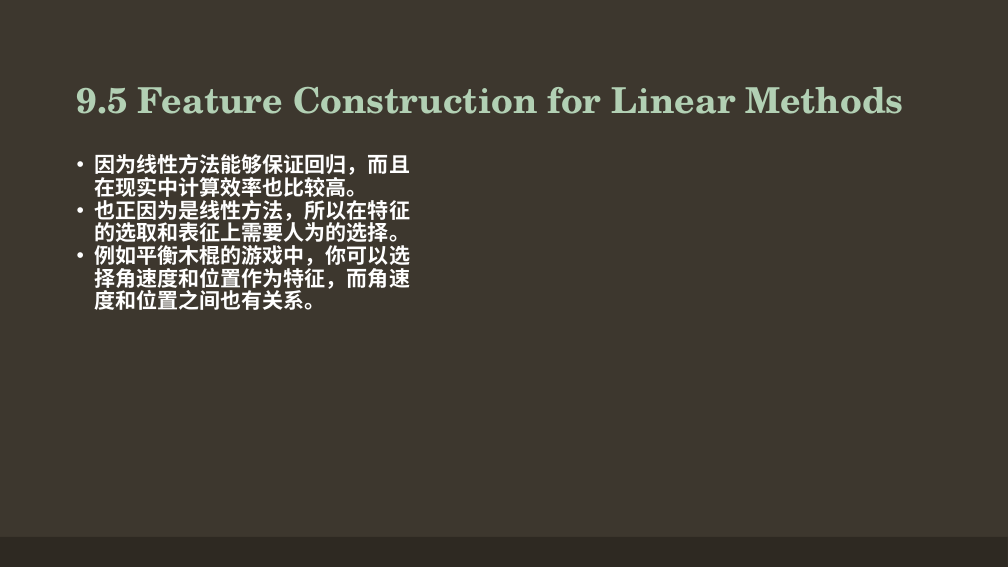
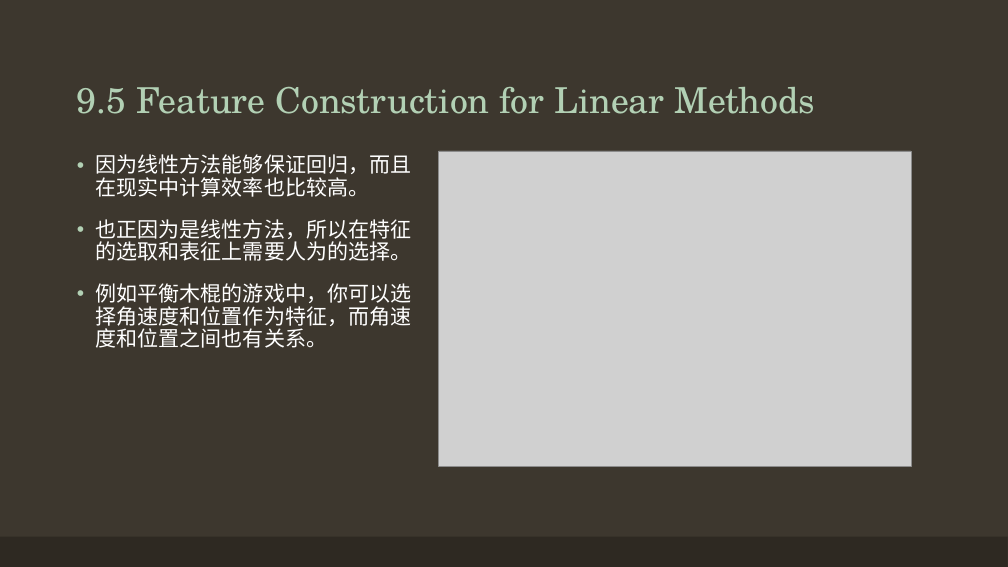
Before and after one commit to Seraphli/RLAIExercise, a slide deck: slide 2 of Chapter 9.pptx. Drawn at 1008x567 pixels with LibreOffice and Linux fonts; fonts in the diff are those of the drawing; grey boxes stand for pictures. Boxes give left, top, right and bottom in pixels: in the first picture for what was removed or moved away, otherwise in the second. Text is boxed around its words. In the diff, an @@ line names an element or a change of style, - is before the commit and + after.

```diff
--- a/Chapter 9.pptx
+++ b/Chapter 9.pptx
@@ title "9.5 Feature Construction for Linear ..." at [77,87,815,114]: bold off @@
@@ text "因为线性方法能够保证回归，而且在现实中计算效率也比较高。" at [96,154,411,348]: bold off; indent changed; more space between paragraphs @@
@@ picture added at [439,151,911,467] @@
```
Also in this commit, not shown: 11 other slides changed, 10 slides added, 7 slides removed, 3 other files.
